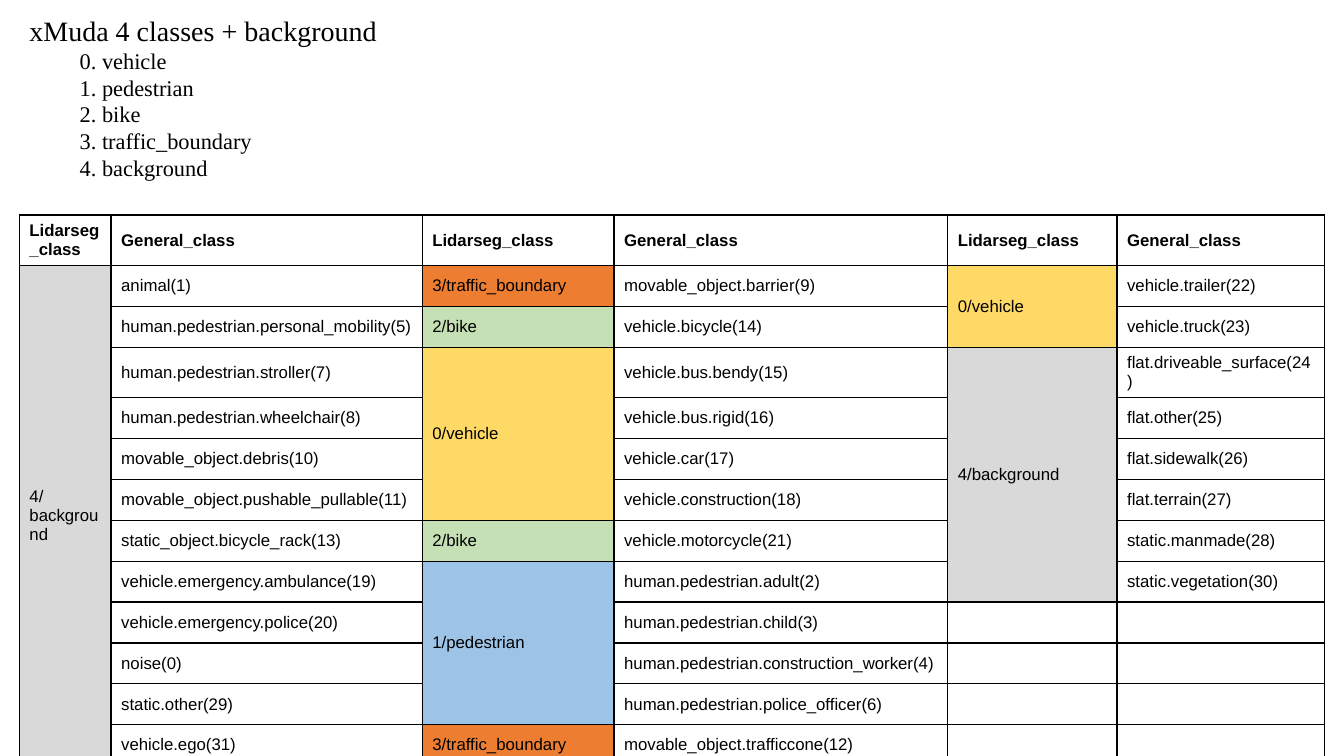
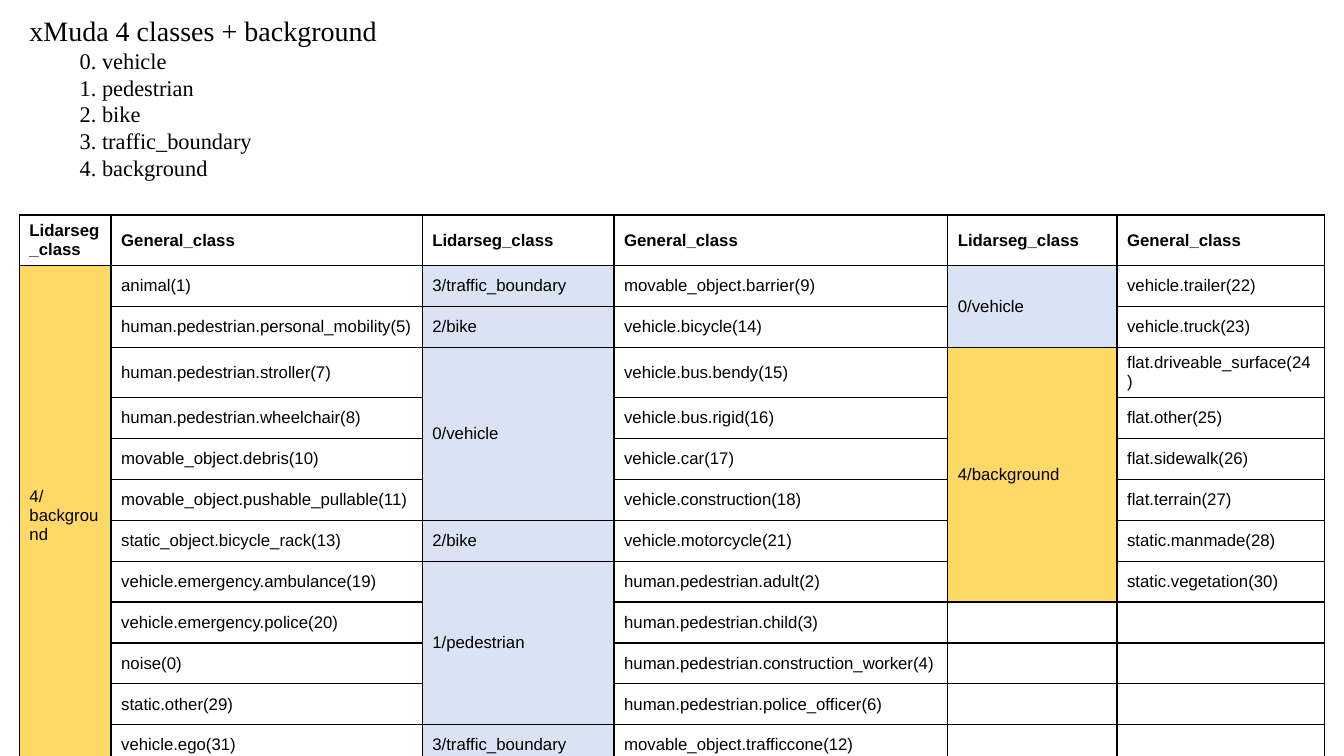
Before and after one commit to XYHC-MMDA/Multi-modal-Multi-task-DA, a slide deck: slide 8 of demo/latest.pptx. Drawn at 1344x756 pixels with LibreOffice and Linux fonts; fonts in the diff are those of the drawing. Boxes give left, top, right and bottom in pixels: in the first picture for what was removed or moved away, otherwise in the second. Text is boxed around its words. In the diff, an @@ line names an element or a change of style, - is before the commit and + after.

```diff
--- a/demo/latest.pptx
+++ b/demo/latest.pptx
@@ table at [19,215,1325,756] @@
@@ fill #D9D9D9 to #FFD966 in 2 cells @@
@@ fill #ED7D31 to #DAE3F3 in 2 cells @@
@@ fill #FFD966 to #DAE3F3 in 2 cells @@
@@ fill #C5E0B4 to #DAE3F3 in 2 cells @@
@@ fill #9DC3E6 to #DAE3F3 in row 9, column 3 @@
```
Also in this commit, not shown: 5 other slides changed, 8 slides added, 2 slides removed, 10 other files.
